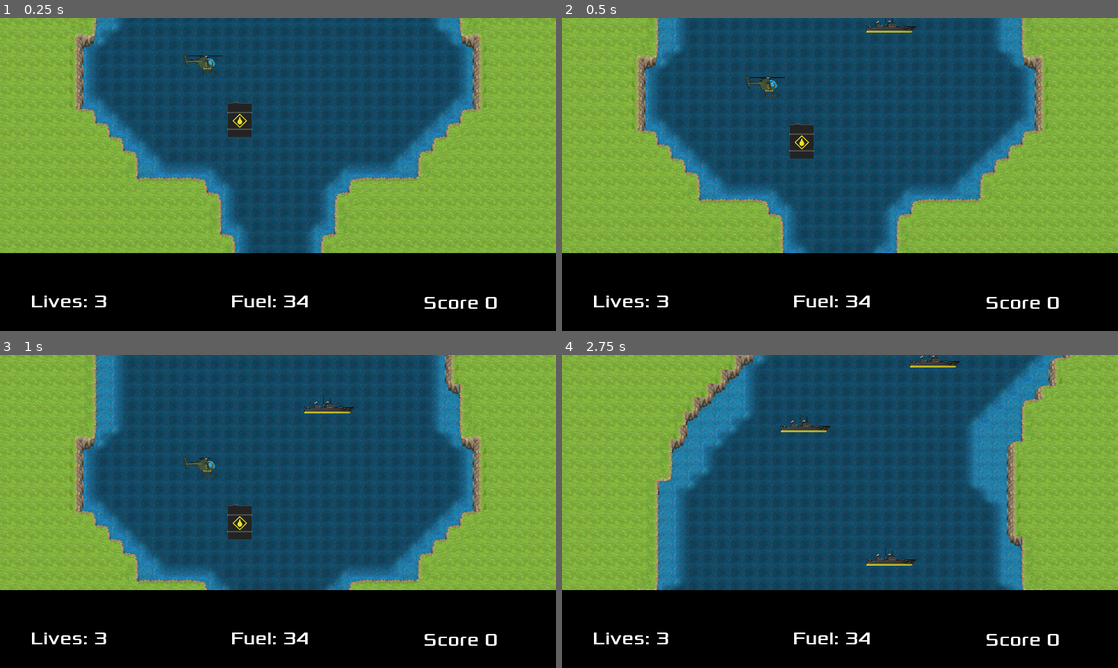
Above: before the commit, frames 1-4 (two rows, left to right).
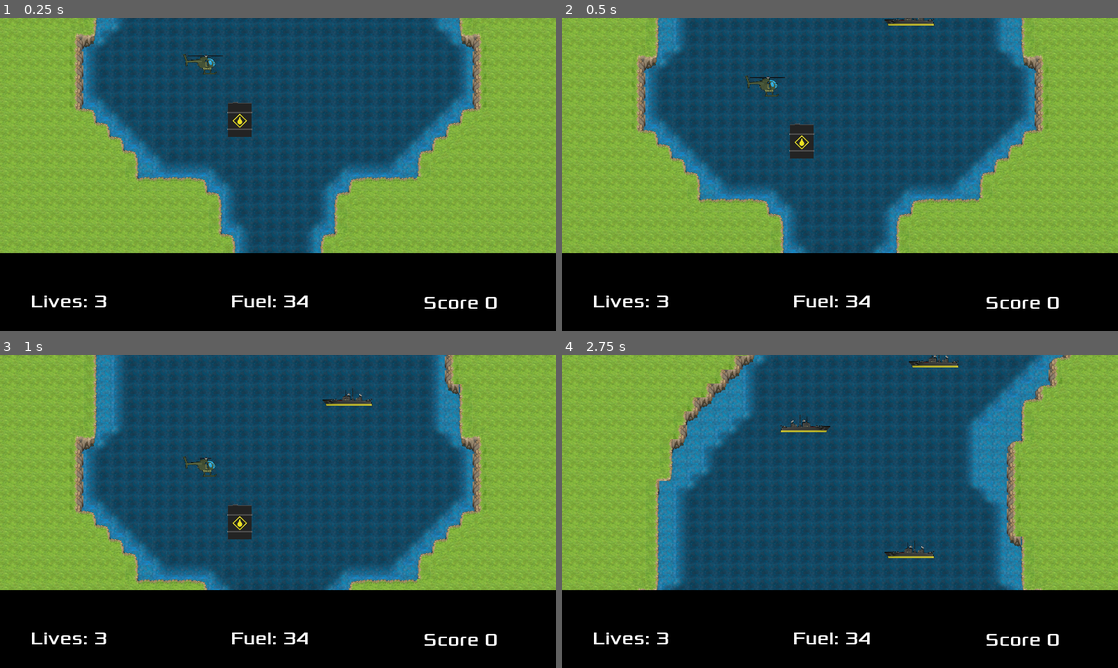
Above: after the commit, the same moments.

Repository: PawelKrywulko/TGW_G-8_Z1
Game: Godot game, scene res://scenes/GameManager.tscn
The game is run twice, just before and just after one commit, with the same random seed, the same clock (stepped at 60 frames per second) and the same inputs.
Inputs:
- Up to frame 1 (0.25 s): no input
- Up to frame 2 (0.5 s): no input
- Up to frame 3 (1 s): tap Enter at 0.5 s; hold Right (ui_right) from 0.53 s (still down); hold Space (interact) from 0.53 s (still down)
- Up to frame 4 (2.75 s): release Right (ui_right) at 1.28 s; release Space (interact) at 1.28 s; hold Down (ui_down) 1.28-2.03 s; tap Space (interact) at 1.35 s; hold Right (ui_right) from 2.03 s (still down); hold Space (interact) from 2.03 s (still down)

Frame 1 is identical in both runs. In frame 2, 0.4% of the frame differs, in the area x 54-67%, y 0-5%; in frame 3, 0.4%; in frame 4, 0.5%, in the area x 54-72%, y 0-68%.

Commit message:
lvl 2 desginer

Diff:
--- a/River Raid/scenes/GameManager.tscn
+++ b/River Raid/scenes/GameManager.tscn
@@ -7,19 +7,17 @@
 [ext_resource path="res://scenes/Enemy/Ship.tscn" type="PackedScene" id=5]
 [ext_resource path="res://scenes/maps/Level2.tscn" type="PackedScene" id=6]
 [ext_resource path="res://scenes/Enemy/Bridge.tscn" type="PackedScene" id=7]
-[ext_resource path="res://scenes/Enemy/Jet.tscn" type="PackedScene" id=8]
-[ext_resource path="res://scenes/Enemy/Tank.tscn" type="PackedScene" id=9]
-[ext_resource path="res://scenes/maps/Level3.tscn" type="PackedScene" id=10]
-[ext_resource path="res://scenes/maps/Level4.tscn" type="PackedScene" id=11]
-[ext_resource path="res://scenes/maps/Level5.tscn" type="PackedScene" id=12]
-[ext_resource path="res://scripts/HUD.gd" type="Script" id=13]
-[ext_resource path="res://graphics/quad.png" type="Texture" id=14]
-[ext_resource path="res://fonts/Xolonium-Regular.ttf" type="DynamicFontData" id=15]
-[ext_resource path="res://scenes/Player.tscn" type="PackedScene" id=16]
+[ext_resource path="res://scenes/maps/Level3.tscn" type="PackedScene" id=8]
+[ext_resource path="res://scenes/maps/Level4.tscn" type="PackedScene" id=9]
+[ext_resource path="res://scenes/maps/Level5.tscn" type="PackedScene" id=10]
+[ext_resource path="res://scripts/HUD.gd" type="Script" id=11]
+[ext_resource path="res://graphics/quad.png" type="Texture" id=12]
+[ext_resource path="res://fonts/Xolonium-Regular.ttf" type="DynamicFontData" id=13]
+[ext_resource path="res://scenes/Player.tscn" type="PackedScene" id=14]
 
 [sub_resource type="DynamicFont" id=1]
 size = 64
-font_data = ExtResource( 15 )
+font_data = ExtResource( 13 )
 
 [sub_resource type="Animation" id=2]
 resource_name = "BlackScreen"
@@ -94,6 +92,7 @@
 [node name="Levels" type="Node" parent="."]
 
 [node name="Level1" parent="Levels" instance=ExtResource( 2 )]
+editor/display_folded = true
 position = Vector2( -1, -4949 )
 
 [node name="Chopper7" parent="Levels/Level1" instance=ExtResource( 3 )]
@@ -103,33 +102,41 @@
 speed = 100
 
 [node name="Chopper6" parent="Levels/Level1" instance=ExtResource( 3 )]
-position = Vector2( 1058.54, 179.752 )
-is_static = true
-distance_to_player = 500.0
+position = Vector2( 1058.54, 183.957 )
+scale = Vector2( -1, 1 )
+is_static = true
+distance_to_player = 500.0
+choose_direction = "left"
 speed = 100
 
 [node name="Chopper5" parent="Levels/Level1" instance=ExtResource( 3 )]
 position = Vector2( 563.224, 842.839 )
-is_static = false
+is_static = true
 distance_to_player = 500.0
 speed = 100
 
 [node name="Chopper4" parent="Levels/Level1" instance=ExtResource( 3 )]
-position = Vector2( 1471.24, 1509.95 )
-is_static = true
-distance_to_player = 500.0
+position = Vector2( 1471.24, 1526.76 )
+scale = Vector2( -1, 1 )
+is_static = true
+distance_to_player = 500.0
+choose_direction = "left"
 speed = 100
 
 [node name="Chopper3" parent="Levels/Level1" instance=ExtResource( 3 )]
-position = Vector2( 793.108, 2770.19 )
-is_static = true
-distance_to_player = 500.0
+position = Vector2( 821.003, 2800.87 )
+scale = Vector2( -1, 1 )
+is_static = true
+distance_to_player = 500.0
+choose_direction = "left"
 speed = 100
 
 [node name="Chopper2" parent="Levels/Level1" instance=ExtResource( 3 )]
-position = Vector2( 1140.45, 3859.73 )
-is_static = true
-distance_to_player = 500.0
+position = Vector2( 1134.87, 3859.73 )
+scale = Vector2( -1, 1 )
+is_static = true
+distance_to_player = 500.0
+choose_direction = "left"
 speed = 100
 
 [node name="Chopper" parent="Levels/Level1" instance=ExtResource( 3 )]
@@ -158,20 +165,24 @@
 
 [node name="Ship8" parent="Levels/Level1" instance=ExtResource( 5 )]
 position = Vector2( 1346.15, 782.922 )
-is_static = true
-distance_to_player = 500.0
+scale = Vector2( -1, 1 )
+is_static = true
+distance_to_player = 500.0
+choose_direction = "left"
 speed = 100
 
 [node name="Ship7" parent="Levels/Level1" instance=ExtResource( 5 )]
-position = Vector2( 929.52, 2326.2 )
+position = Vector2( 924.861, 2330.85 )
 is_static = true
 distance_to_player = 500.0
 speed = 100
 
 [node name="Ship6" parent="Levels/Level1" instance=ExtResource( 5 )]
 position = Vector2( 1552.06, 2755.01 )
-is_static = true
-distance_to_player = 500.0
+scale = Vector2( -1, 1 )
+is_static = true
+distance_to_player = 500.0
+choose_direction = "left"
 speed = 100
 
 [node name="Ship5" parent="Levels/Level1" instance=ExtResource( 5 )]
@@ -187,9 +198,11 @@
 speed = 100
 
 [node name="Ship3" parent="Levels/Level1" instance=ExtResource( 5 )]
-position = Vector2( 1287.36, 4139.35 )
-is_static = true
-distance_to_player = 500.0
+position = Vector2( 1284.57, 4139.35 )
+scale = Vector2( -1, 1 )
+is_static = true
+distance_to_player = 500.0
+choose_direction = "left"
 speed = 100
 
 [node name="Ship2" parent="Levels/Level1" instance=ExtResource( 5 )]
@@ -199,58 +212,191 @@
 speed = 100
 
 [node name="Ship" parent="Levels/Level1" instance=ExtResource( 5 )]
-position = Vector2( 1136.07, 4822.36 )
-is_static = true
-distance_to_player = 500.0
+position = Vector2( 1200.23, 4797.25 )
+scale = Vector2( -1, 1 )
+is_static = true
+distance_to_player = 500.0
+choose_direction = "left"
 speed = 100
 
 [node name="Level2" parent="Levels" instance=ExtResource( 6 )]
-editor/display_folded = true
 position = Vector2( 0, -10709 )
 
 [node name="Bridge" parent="Levels/Level2" instance=ExtResource( 7 )]
 position = Vector2( 939.034, 5669.9 )
 
-[node name="Jet3" parent="Levels/Level2" instance=ExtResource( 8 )]
-position = Vector2( 63.125, 5465.01 )
-is_static = false
-distance_to_player = 5000.0
-
-[node name="Tank2" parent="Levels/Level2" instance=ExtResource( 9 )]
-position = Vector2( 350.446, 5177.69 )
+[node name="Chopper8" parent="Levels/Level2" instance=ExtResource( 3 )]
+position = Vector2( 1222.11, 266.772 )
+scale = Vector2( -1, 1 )
+is_static = false
+distance_to_player = 300.0
+choose_direction = "left"
+speed = 200
+
+[node name="Chopper7" parent="Levels/Level2" instance=ExtResource( 3 )]
+position = Vector2( 1633.08, 1070.7 )
+is_static = true
+distance_to_player = 500.0
+speed = 200
+
+[node name="Chopper6" parent="Levels/Level2" instance=ExtResource( 3 )]
+position = Vector2( 681.352, 569.596 )
+scale = Vector2( -1, 1 )
+is_static = false
+distance_to_player = 700.0
+choose_direction = "left"
+speed = 200
+
+[node name="Chopper5" parent="Levels/Level2" instance=ExtResource( 3 )]
+position = Vector2( 670.537, 1748.44 )
+is_static = true
+distance_to_player = 500.0
+speed = 200
+
+[node name="Chopper4" parent="Levels/Level2" instance=ExtResource( 3 )]
+position = Vector2( 1037.88, 2121.31 )
+is_static = false
+distance_to_player = 1200.0
+speed = 200
+
+[node name="Chopper3" parent="Levels/Level2" instance=ExtResource( 3 )]
+position = Vector2( 512.78, 4095.16 )
+is_static = false
+distance_to_player = 700.0
+speed = 200
+
+[node name="Chopper2" parent="Levels/Level2" instance=ExtResource( 3 )]
+position = Vector2( 563.544, 4552.33 )
+scale = Vector2( -1, 1 )
+is_static = true
+distance_to_player = 500.0
+choose_direction = "left"
+speed = 200
+
+[node name="Chopper" parent="Levels/Level2" instance=ExtResource( 3 )]
+position = Vector2( 1517.39, 4821.94 )
+scale = Vector2( -1, 1 )
+is_static = true
+distance_to_player = 400.0
+choose_direction = "left"
+speed = 200
+
+[node name="Ship10" parent="Levels/Level2" instance=ExtResource( 5 )]
+position = Vector2( 1438.41, 659.722 )
+is_static = false
+distance_to_player = 700.0
+speed = 120
+
+[node name="Ship9" parent="Levels/Level2" instance=ExtResource( 5 )]
+position = Vector2( 410.974, 1146.4 )
+is_static = false
+distance_to_player = 300.0
+speed = 120
+
+[node name="Ship8" parent="Levels/Level2" instance=ExtResource( 5 )]
+position = Vector2( 1560.98, 1586.22 )
+scale = Vector2( -1, 1 )
+is_static = true
+distance_to_player = 500.0
+choose_direction = "left"
+speed = 120
+
+[node name="Ship7" parent="Levels/Level2" instance=ExtResource( 5 )]
+position = Vector2( 860.055, 2978.46 )
+is_static = false
+distance_to_player = 600.0
+speed = 120
+
+[node name="Ship6" parent="Levels/Level2" instance=ExtResource( 5 )]
+position = Vector2( 1263.31, 3198.96 )
+scale = Vector2( -1, 1 )
 is_static = false
 distance_to_player = 1000.0
-speed = 100
+choose_direction = "left"
+speed = 120
+
+[node name="Ship5" parent="Levels/Level2" instance=ExtResource( 5 )]
+position = Vector2( 720.804, 3431.6 )
+is_static = true
+distance_to_player = 500.0
+speed = 100
+
+[node name="Ship4" parent="Levels/Level2" instance=ExtResource( 5 )]
+position = Vector2( 1265.28, 4163.66 )
+is_static = false
+distance_to_player = 300.0
+speed = 120
 
 [node name="Ship3" parent="Levels/Level2" instance=ExtResource( 5 )]
-position = Vector2( 975.298, 5310.06 )
-is_static = false
-distance_to_player = 500.0
-speed = 100
+position = Vector2( 1409.4, 5104.35 )
+scale = Vector2( -1, 1 )
+is_static = false
+distance_to_player = 600.0
+choose_direction = "left"
+speed = 120
+
+[node name="Ship2" parent="Levels/Level2" instance=ExtResource( 5 )]
+position = Vector2( 643.809, 4935.88 )
+is_static = true
+distance_to_player = 500.0
+speed = 120
+
+[node name="Ship" parent="Levels/Level2" instance=ExtResource( 5 )]
+position = Vector2( 798.364, 5313.98 )
+is_static = false
+distance_to_player = 250.0
+speed = 120
+
+[node name="FuelTank7" parent="Levels/Level2" instance=ExtResource( 4 )]
+position = Vector2( 1612.26, 1288.76 )
+
+[node name="FuelTank6" parent="Levels/Level2" instance=ExtResource( 4 )]
+position = Vector2( 493.036, 908.095 )
+
+[node name="FuelTank5" parent="Levels/Level2" instance=ExtResource( 4 )]
+position = Vector2( 763.08, 2694.29 )
+
+[node name="FuelTank4" parent="Levels/Level2" instance=ExtResource( 4 )]
+position = Vector2( 1322.69, 2329.89 )
+
+[node name="FuelTank3" parent="Levels/Level2" instance=ExtResource( 4 )]
+position = Vector2( 660.538, 3930.96 )
+
+[node name="FuelTank2" parent="Levels/Level2" instance=ExtResource( 4 )]
+position = Vector2( 1323.36, 3557.24 )
 
 [node name="FuelTank" parent="Levels/Level2" instance=ExtResource( 4 )]
-position = Vector2( 1466.25, 4644.89 )
-
-[node name="FuelTank2" parent="Levels/Level2" instance=ExtResource( 4 )]
-position = Vector2( 503.869, 4678.36 )
-
-[node name="Level3" parent="Levels" instance=ExtResource( 10 )]
+position = Vector2( 1425.35, 4522.2 )
+
+[node name="Level3" parent="Levels" instance=ExtResource( 8 )]
+editor/display_folded = true
 position = Vector2( 0, -16469 )
 
-[node name="Level4" parent="Levels" instance=ExtResource( 11 )]
+[node name="Bridge" parent="Levels/Level3" instance=ExtResource( 7 )]
+position = Vector2( 946.684, 5761.81 )
+
+[node name="Level4" parent="Levels" instance=ExtResource( 9 )]
+editor/display_folded = true
 position = Vector2( 0, -22229 )
 
-[node name="Level5" parent="Levels" instance=ExtResource( 12 )]
+[node name="Bridge" parent="Levels/Level4" instance=ExtResource( 7 )]
+position = Vector2( 964.889, 5758.21 )
+
+[node name="Level5" parent="Levels" instance=ExtResource( 10 )]
+editor/display_folded = true
 position = Vector2( 0, -27989 )
 
+[node name="Bridge" parent="Levels/Level5" instance=ExtResource( 7 )]
+position = Vector2( 941.544, 5765.99 )
+
 [node name="HUD" type="CanvasLayer" parent="."]
-script = ExtResource( 13 )
+script = ExtResource( 11 )
 
 [node name="Sprite" type="Sprite" parent="HUD"]
 modulate = Color( 0, 0, 0, 1 )
 position = Vector2( 990, 1013 )
 scale = Vector2( 10, 2 )
-texture = ExtResource( 14 )
+texture = ExtResource( 12 )
 
 [node name="Lives" type="Label" parent="HUD"]
 margin_left = 106.0
Not shown: 3 places in River Raid/scenes/GameManager.tscn that only renumber resources
